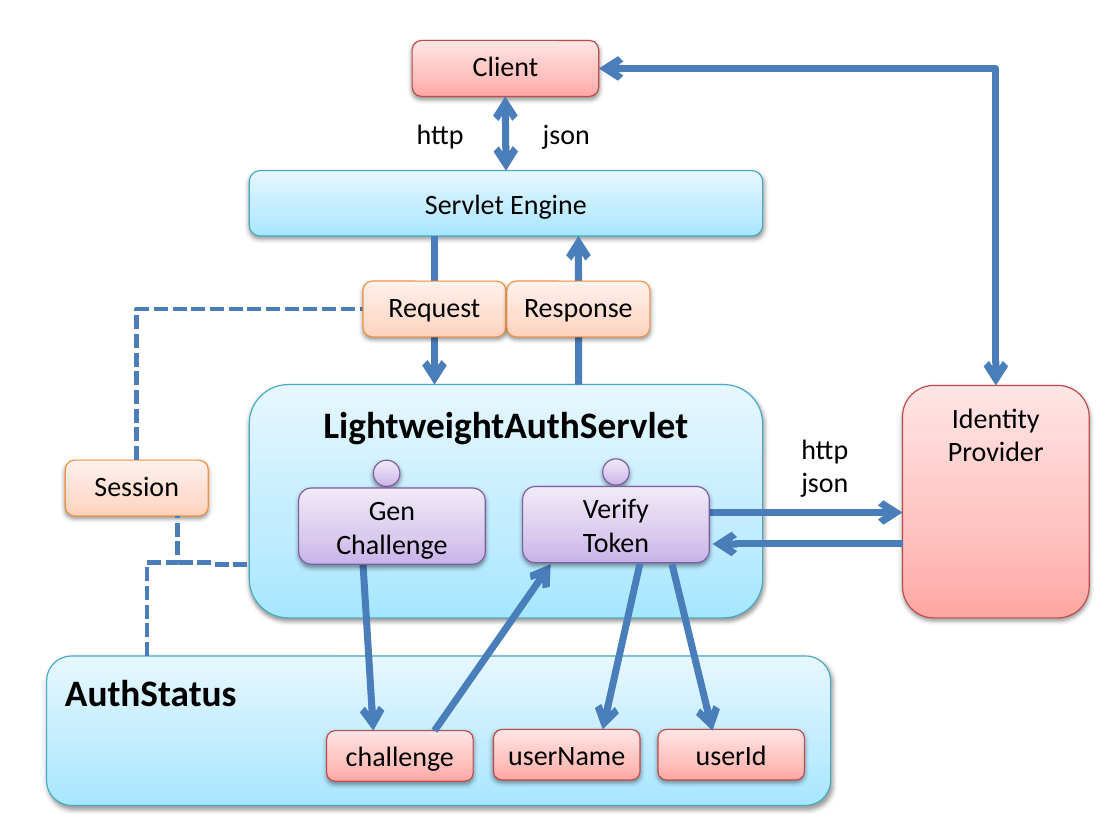
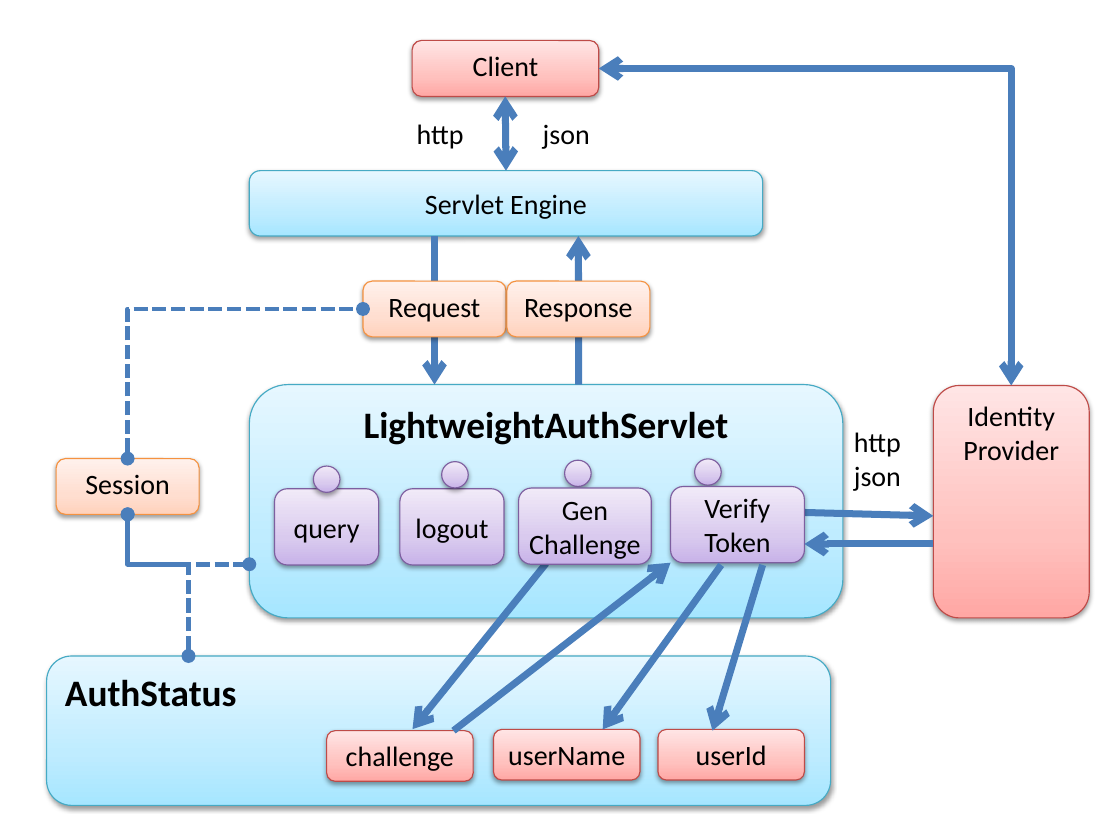
Before and after one commit to agilepro/ssofi-prolite, a slide deck: slide 1 of spec/ClassDiagram.pptx. Drawn at 1120x840 pixels with LibreOffice and Linux fonts; fonts in the diff are those of the drawing. Boxes give left, top, right and bottom in pixels: in the first picture for what was removed or moved away, otherwise in the second. Text is boxed around its words. In the diff, an @@ line names an element or a change of style, - is before the commit and + after.

```diff
--- a/spec/ClassDiagram.pptx
+++ b/spec/ClassDiagram.pptx
@@ elbow double arrow moved from (599, 68) - (996, 385) to (599, 68) - (1011, 385) @@
@@ elbow line moved from (137, 460) - (363, 309) to (128, 458) - (363, 309) @@
@@ elbow line (128, 458) - (363, 309): elbow line to elbow double arrow @@
@@ rounded rectangle "LightweightAuthServlet": place and size @@
-rounded rectangle "LightweightAuthServlet" at (250,384,763,617)
+rounded rectangle "LightweightAuthServlet" at (250,384,843,617)
@@ rounded rectangle "Identity": place and size @@
-rounded rectangle "Identity" at (903,385,1090,618)
+rounded rectangle "Identity" at (933,385,1089,618)
@@ text "http": place and size @@
-text "http" at (801,439,848,497)
+text "http" at (854,432,901,491)
@@ rounded rectangle "Session": place and size @@
-rounded rectangle "Session" at (65,460,208,516)
+rounded rectangle "Session" at (56,458,199,514)
@@ ellipse added at (314,466,340,493), fill gradient #C9B5E8 to #D8CBEE to #F0EAF9, outline #7D60A0 0.75 pt @@
@@ ellipse added at (441,461,468,488), fill gradient #C9B5E8 to #D8CBEE to #F0EAF9, outline #7D60A0 0.75 pt @@
@@ ellipse: place and size @@
-ellipse at (373,460,400,487)
+ellipse at (564,460,591,487)
@@ ellipse: place and size @@
-ellipse at (603,459,629,486)
+ellipse at (694,459,721,486)
@@ rounded rectangle added at (274,488,379,564), fill gradient #C9B5E8 to #D8CBEE to #F0EAF9, outline #7D60A0 0.75 pt, 18 pt, text #000000 @@
+query
@@ rounded rectangle added at (400,488,504,564), fill gradient #C9B5E8 to #D8CBEE to #F0EAF9, outline #7D60A0 0.75 pt, 18 pt, text #000000 @@
+logout
@@ rounded rectangle "Gen": place and size @@
-rounded rectangle "Gen" at (299,488,486,564)
+rounded rectangle "Gen" at (519,488,651,564)
@@ rounded rectangle "Verify": place and size @@
-rounded rectangle "Verify" at (523,486,710,562)
+rounded rectangle "Verify" at (671,486,805,562)
@@ elbow line moved from (147, 656) - (177, 516) to (188, 656) - (128, 514) @@
@@ elbow line (188, 656) - (128, 514): elbow line to elbow double arrow @@
@@ elbow line moved from (179, 562) - (250, 564) to (128, 514) - (250, 564) @@
@@ elbow line (128, 514) - (250, 564): elbow line to elbow double arrow @@
@@ arrow moved from (709, 513) - (903, 513) to (804, 513) - (933, 516) @@
@@ arrow moved from (363, 564) - (373, 730) to (547, 563) - (412, 729) @@
@@ arrow moved from (435, 730) - (551, 564) to (454, 730) - (671, 562) @@
@@ arrow moved from (640, 563) - (603, 729) to (721, 564) - (603, 729) @@
@@ arrow moved from (672, 564) - (712, 730) to (763, 564) - (712, 730) @@
@@ arrow moved from (903, 544) - (712, 544) to (933, 544) - (804, 544) @@
```
Also in this commit, not shown: 4 other files.
